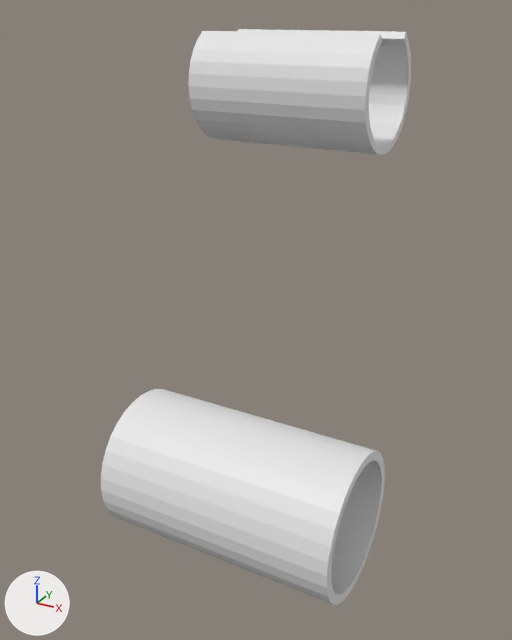
Two versions of the Blender file AK-47.blend, one commit apart.
Camera for both pictures: a 50 mm lens placed at (23.94, -3.32, 7.26), pointed at (22.09, 0.05, 5.58). The lights are fixed; the arrows at lower left show +X, +Y and +Z.
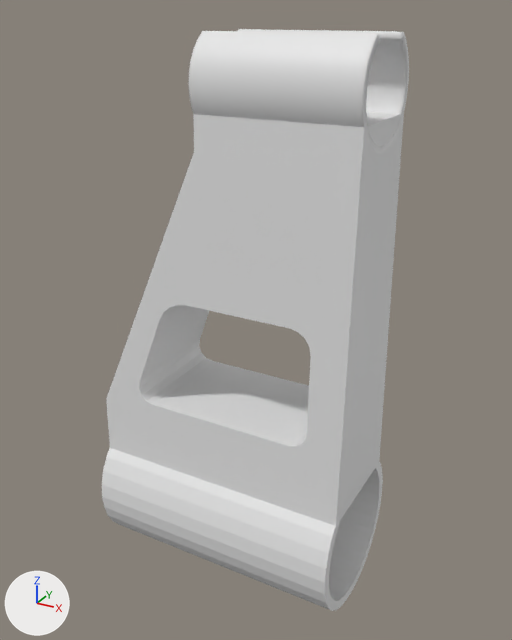
Pixel boxes [x1, y1, x2, y2] of what changed, in the pictures (512 x 640 px):
'Cube', added: after [106, 112, 404, 526]
'Cylinder', moved: before [101, 389, 385, 605]; after [102, 448, 383, 611]

What the commit changed:
Mesh me_cube is new.
It has 164 vertices, 140 faces and spans x -2.49..1.0, y -1.0..1.0, z -3.19..1.52.
Object 'Cylinder' (ob_cylinder) moves from (22.025, -0.011, 4.393) to (22.026, -0.011, 4.342).
Object 'Cube' (ob_cube) is new; it shows me_cube.
Its location is (22.36, -0.011, 6.093).
Its scale is (0.455, 0.351, 0.455).
